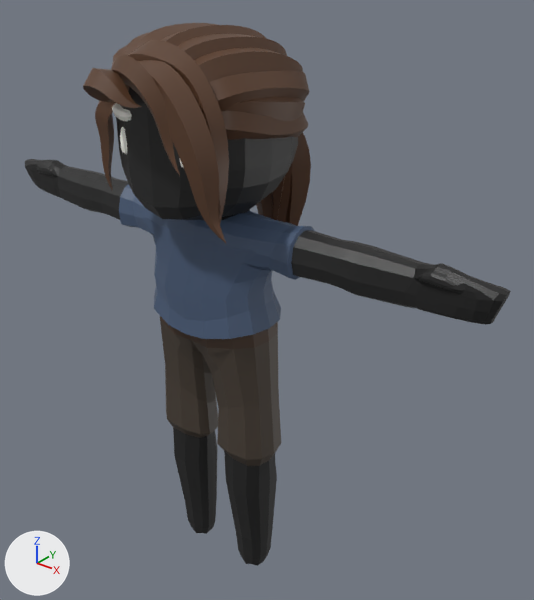
The glTF model public/cpx/models/patient_female_infant.glb: old version first, new version second.
Both versions are drawn from a camera (50 mm lens) standing at (3.11, -3.31, 4.49) and looking at (0.21, 0.31, 2.24). The lights are fixed; the arrows at lower left show +X, +Y and +Z. The picture after the commit comes second. Vertices at exactly the same position are counted once.

In view in the first picture: 'Body'.
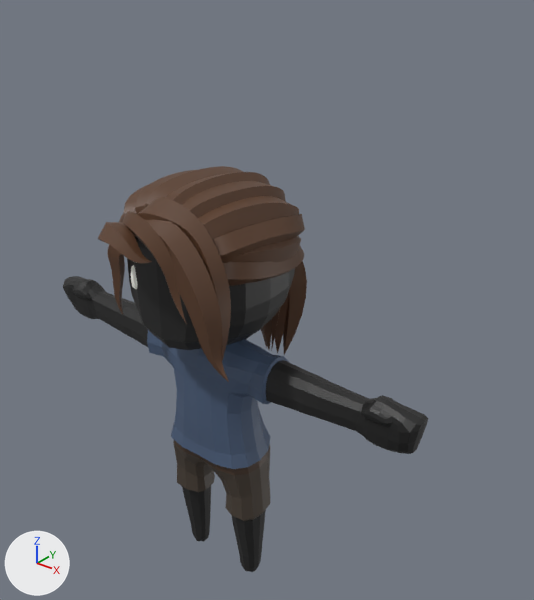
Pixel boxes (x1, y1, x2, y2) of what changed, in the pictures (534 x 600 px; the box of a moved part takes in the faces that stretch with it):
'Body', reshaped (25% narrower, 25% shorter): before (25, 23, 511, 566); after (63, 166, 428, 572)
part 1 of me_cube_004, moved or reshaped: before (116, 87, 298, 220); after (127, 236, 295, 350)
part 2 of me_cube_004, moved or reshaped: before (120, 127, 127, 155); after (131, 265, 137, 289)
part 3 of me_cube_004, moved or reshaped (not visible afterwards): before (112, 103, 132, 121)
part 4 of me_cube_004, moved or reshaped (mostly hidden): before (162, 25, 311, 226); after (166, 172, 307, 355)
part 5 of me_cube_004, moved or reshaped: before (177, 34, 287, 60); after (182, 181, 286, 218)
part 6 of me_cube_004, moved or reshaped: before (194, 48, 303, 84); after (198, 196, 299, 241)
part 7 of me_cube_004, moved or reshaped: before (221, 110, 308, 222); after (223, 245, 304, 354)
part 8 of me_cube_004, moved or reshaped: before (210, 70, 309, 220); after (213, 214, 305, 347)
part 9 of me_cube_004, moved or reshaped: before (221, 97, 305, 121); after (223, 236, 301, 263)
part 10 of me_cube_004, moved or reshaped: before (135, 23, 217, 50); after (145, 166, 267, 348)
part 11 of me_cube_004, moved or reshaped (mostly hidden before): before (125, 32, 150, 55); after (135, 170, 195, 214)
part 12 of me_cube_004, moved or reshaped (mostly hidden): before (112, 45, 129, 91); after (123, 185, 148, 219)
part 13 of me_cube_004, moved or reshaped: before (256, 193, 273, 219); after (261, 320, 272, 350)
part 14 of me_cube_004, moved or reshaped: before (127, 40, 229, 223); after (137, 197, 231, 360)
part 15 of me_cube_004, moved or reshaped: before (124, 60, 226, 243); after (145, 220, 229, 382)
part 16 of me_cube_004, moved or reshaped: before (111, 55, 180, 175); after (122, 211, 187, 324)
part 17 of me_cube_004, moved or reshaped: before (83, 68, 142, 108); after (98, 222, 151, 263)
part 18 of me_cube_004, moved or reshaped: before (95, 101, 116, 191); after (108, 245, 125, 314)
part 19 of me_cube_004, moved or reshaped: before (25, 159, 511, 566); after (63, 276, 428, 572)

The change, as a list of edits to the scene's bpy script:
```text
Change me_cube_004:
    used by ob_body; location = (0.0, 0.0, 0.0)
    remove me_cube_004.from_pydata(...)  # 3377 vertices, 6624 faces; spans x -1.98..1.98, y -0.76..0.77, z 0.05..4.06
    add me_cube_004.from_pydata(...)  # 3377 vertices, 6624 faces; spans x -1.62..1.62, y -0.77..0.76, z -0.02..3.19
    me_cube_004 part 1: the loose piece of 130 vertices spanning x -0.49..0.49, y -0.48..0.5, z 2.95..4.0 is moved by (0.0, -0.01, -0.88)
    me_cube_004 part 2: the loose piece of 42 vertices spanning x -0.28..-0.2, y -0.48..-0.39, z 3.35..3.52 is moved by (0.0, -0.01, -0.88)
    me_cube_004 part 3: the loose piece of 42 vertices spanning x -0.37..-0.14, y -0.49..-0.37, z 3.55..3.63 is moved by (0.0, -0.01, -0.88)
    me_cube_004 part 4: the loose piece of 165 vertices spanning x -0.06..0.26, y -0.48..0.77, z 2.46..4.06 is moved by (0.0, -0.01, -0.88)
    me_cube_004 part 5: the loose piece of 141 vertices spanning x 0.0..0.34, y -0.47..0.62, z 3.23..4.02 is moved by (0.0, -0.01, -0.88)
    me_cube_004 part 6: the loose piece of 144 vertices spanning x 0.05..0.48, y -0.48..0.53, z 3.48..3.96 is moved by (0.0, -0.01, -0.88)
    me_cube_004 part 7: the loose piece of 141 vertices spanning x -0.06..0.53, y -0.4..0.7, z 2.46..3.68 is moved by (0.0, -0.01, -0.88)
    me_cube_004 part 8: the loose piece of 141 vertices spanning x 0.07..0.53, y -0.43..0.63, z 2.62..3.85 is moved by (0.0, -0.01, -0.88)
    me_cube_004 part 9: the loose piece of 120 vertices spanning x 0.03..0.53, y -0.41..0.52, z 3.35..3.78 is moved by (0.0, -0.01, -0.88)
    me_cube_004 part 10: the loose piece of 165 vertices spanning x -0.26..0.06, y -0.48..0.77, z 2.46..4.06 is moved by (0.0, -0.01, -0.88)
    me_cube_004 part 11: the loose piece of 141 vertices spanning x -0.34..0.0, y -0.47..0.62, z 3.23..4.02 is moved by (0.0, -0.01, -0.88)
    me_cube_004 part 12: the loose piece of 144 vertices spanning x -0.48..-0.05, y -0.48..0.53, z 3.48..3.96 is moved by (0.0, -0.01, -0.88)
    me_cube_004 part 13: the loose piece of 141 vertices spanning x -0.53..0.06, y -0.4..0.7, z 2.46..3.68 is moved by (0.0, -0.01, -0.88)
    me_cube_004 part 14: the loose piece of 117 vertices spanning x -0.09..0.51, y -0.6..-0.35, z 3.02..4.02 is moved by (0.0, -0.01, -0.88)
    me_cube_004 part 15: the loose piece of 97 vertices spanning x -0.19..0.6, y -0.63..-0.44, z 3.01..3.95 is moved by (0.0, -0.01, -0.88)
    me_cube_004 part 16: the loose piece of 97 vertices spanning x -0.29..0.38, y -0.67..-0.38, z 3.37..3.95 is moved by (0.0, -0.01, -0.88)
    me_cube_004 part 17: the loose piece of 97 vertices spanning x -0.36..0.15, y -0.76..-0.24, z 3.64..3.88 is moved by (0.0, -0.01, -0.88)
    me_cube_004 part 18: the loose piece of 97 vertices spanning x -0.54..-0.2, y -0.47..-0.28, z 3.06..3.72 is moved by (0.0, -0.01, -0.88)
    me_cube_004 part 19: 870 of 3377 vertices moved; they spanned x -1.98..1.98, y -0.29..0.45, z 0.05..3.06 and now span x -1.62..1.62, y -0.23..0.34, z -0.02..2.18; mean shift (0.0, -0.01, -0.83); largest move (0.44, 0.01, 2.4) -> (0.36, 0.0, 1.24)
    other edits to the shape of me_cube_004 do not show in these pictures
```
